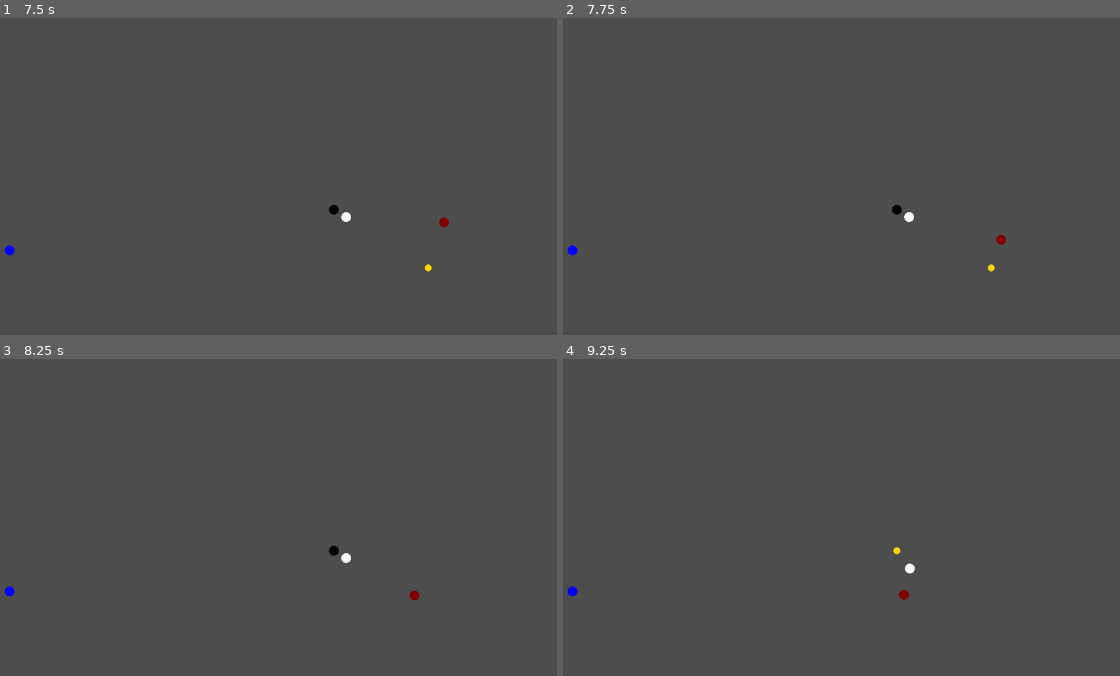
Above: before the commit, frames 1-4 (two rows, left to right).
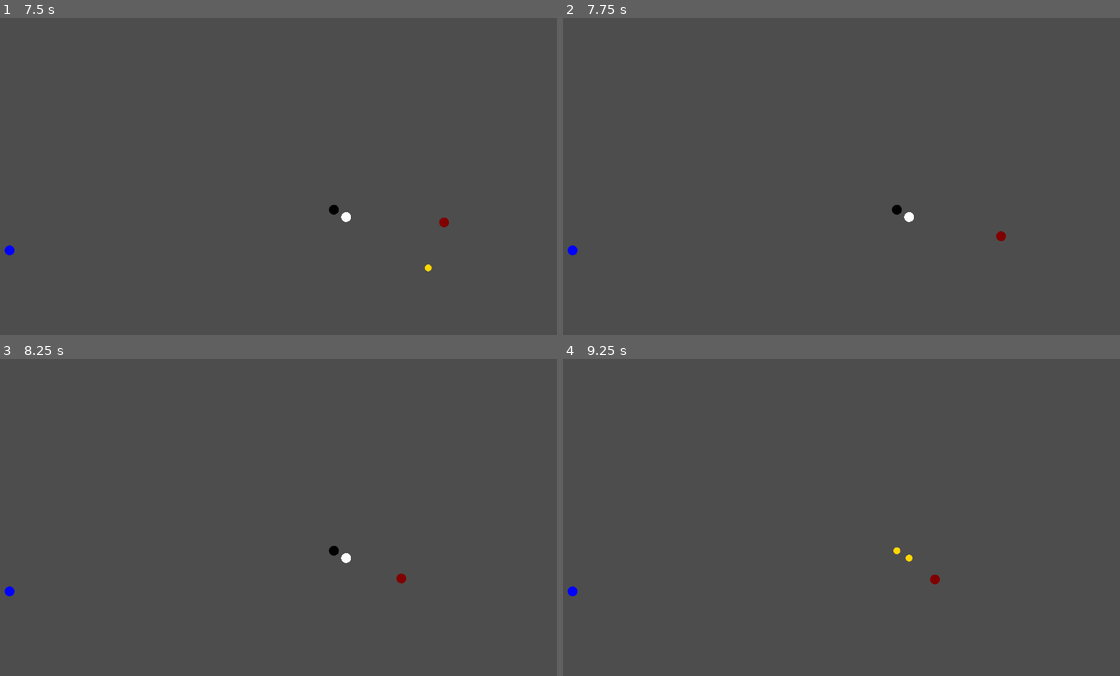
Above: after the commit, the same moments.

Repository: the-alex-g/BehaviorTrees
Game: Godot game, scene res://world/world.tscn
The game is run twice, just before and just after one commit, with the same random seed, the same clock (stepped at 60 frames per second) and the same inputs.
Inputs:
- Up to frame 1 (7.5 s): no input
- Up to frame 2 (7.75 s): no input
- Up to frame 3 (8.25 s): no input
- Up to frame 4 (9.25 s): no input

Frame 1 is identical in both runs. In frame 2, less than 0.1% of the frame differs, in the area x 76-80%, y 67-80%; in frame 3, less than 0.1%; in frame 4, 0.2%, in the area x 60-68%, y 61-76%.

Commit message:
make collector attack nearby enemies
but not move towards them

Diff:
--- a/project/behavior_tree/actions/collect_wreck.gd
+++ b/project/behavior_tree/actions/collect_wreck.gd
@@ -1,8 +1,10 @@
 extends ActionLeaf
+
+@export_enum("first", "second", "third") var target_priority := "first"
 
 
 func tick(_actor:Node, blackboard:Blackboard)->int:
-	var target : Wreck = blackboard.get_value("target")
+	var target : Wreck = blackboard.get_value("target_" + target_priority)
 	blackboard.set_value("resources", target.resources)
 	target.collect()
 	return SUCCESS
--- a/project/behavior_tree/actions/deposit_resources.gd
+++ b/project/behavior_tree/actions/deposit_resources.gd
@@ -1,8 +1,10 @@
 extends ActionLeaf
+
+@export_enum("first", "second", "third") var target_priority := "first"
 
 
 func tick(_actor:Node, blackboard:Blackboard)->int:
-	blackboard.get_value("target").deposit(blackboard.get_value("resources"))
+	blackboard.get_value("target_" + target_priority).deposit(blackboard.get_value("resources"))
 	blackboard.erase_value("resources")
-	blackboard.erase_value("target")
+	blackboard.erase_value("target_" + target_priority)
 	return SUCCESS
--- a/project/behavior_tree/actions/execute_melee_attack.gd
+++ b/project/behavior_tree/actions/execute_melee_attack.gd
@@ -1,8 +1,10 @@
 extends ActionLeaf
+
+@export_enum("first", "second", "third") var target_priority := "first"
 
 
 func tick(actor:Node, blackboard:Blackboard)->int:
-	var target : Node = blackboard.get_value("target")
+	var target : Node = blackboard.get_value("target_" + target_priority)
 	if target.has_method("hit"):
 		target.hit(actor.damage)
 		return SUCCESS
--- a/project/behavior_tree/actions/get_target_enemy.gd
+++ b/project/behavior_tree/actions/get_target_enemy.gd
@@ -1,10 +1,12 @@
 extends ActionLeaf
+
+@export_enum("first", "second", "third") var target_priority := "first"
 
 
 func tick(actor:Node, blackboard:Blackboard)->int:
 	var enemies := ArmyTracker.get_enemies(actor.team_index)
 	if enemies.size() > 0:
-		blackboard.set_value("target", _get_closest_enemy(actor.global_position, enemies))
+		blackboard.set_value("target_" + target_priority, _get_closest_enemy(actor.global_position, enemies))
 		return SUCCESS
 	else:
 		return FAILURE
--- a/project/behavior_tree/actions/get_target_station.gd
+++ b/project/behavior_tree/actions/get_target_station.gd
@@ -1,10 +1,12 @@
 extends ActionLeaf
+
+@export_enum("first", "second", "third") var target_priority := "first"
 
 
 func tick(actor:Node, blackboard:Blackboard)->int:
 	var stations := ArmyTracker.get_friendly_stations(actor.team_index)
 	if stations.size() > 0:
-		blackboard.set_value("target", _get_closest_station(actor.global_position, stations))
+		blackboard.set_value("target_" + target_priority, _get_closest_station(actor.global_position, stations))
 		return SUCCESS
 	else:
 		return FAILURE
--- a/project/behavior_tree/actions/get_target_wreck.gd
+++ b/project/behavior_tree/actions/get_target_wreck.gd
@@ -1,10 +1,12 @@
 extends ActionLeaf
+
+@export_enum("first", "second", "third") var target_priority := "first"
 
 
 func tick(actor:Node, blackboard:Blackboard)->int:
 	var wrecks := ArmyTracker.wrecks
 	if wrecks.size() > 0:
-		blackboard.set_value("target", _get_closest_wreck(actor.global_position, wrecks))
+		blackboard.set_value("target_" + target_priority, _get_closest_wreck(actor.global_position, wrecks))
 		return SUCCESS
 	else:
 		return FAILURE
--- a/project/behavior_tree/actions/look_at_target.gd
+++ b/project/behavior_tree/actions/look_at_target.gd
@@ -1,8 +1,10 @@
 extends ActionLeaf
+
+@export_enum("first", "second", "third") var target_priority := "first"
 
 
 func tick(actor:Node, blackboard:Blackboard)->int:
-	if actor is Node2D and blackboard.has_value("target"):
-		actor.look_at(blackboard.get_value("target").global_position)
+	if actor is Node2D and blackboard.has_value("target_" + target_priority):
+		actor.look_at(blackboard.get_value("target_" + target_priority).global_position)
 		return SUCCESS
 	return FAILURE
--- a/project/behavior_tree/actions/move_towards_target.gd
+++ b/project/behavior_tree/actions/move_towards_target.gd
@@ -1,8 +1,10 @@
 extends ActionLeaf
+
+@export_enum("first", "second", "third") var target_priority := "first"
 
 
 func tick(actor:Node, blackboard:Blackboard)->int:
-	if actor is CharacterBody2D and blackboard.has_value("target"):
+	if actor is CharacterBody2D and blackboard.has_value("target_" + target_priority):
 		actor.move_and_collide(Vector2.RIGHT.rotated(actor.rotation) * actor.speed / 60)
 		return SUCCESS
 	return FAILURE
--- a/project/behavior_tree/conditionals/has_target.gd
+++ b/project/behavior_tree/conditionals/has_target.gd
@@ -1,8 +1,11 @@
 extends ConditionLeaf
+
+@export_enum("first", "second", "third") var target_priority := "first"
 
 
 func tick(_actor:Node, blackboard:Blackboard)->int:
-	if blackboard.has_value("target"):
-		if is_instance_valid(blackboard.get_value("target")):
+	if blackboard.has_value("target_" + target_priority):
+		if is_instance_valid(blackboard.get_value("target_" + target_priority)):
 			return SUCCESS
+		blackboard.erase_value("target_" + target_priority)
 	return FAILURE
--- a/project/behavior_tree/conditionals/is_target_in_range.gd
+++ b/project/behavior_tree/conditionals/is_target_in_range.gd
@@ -1,8 +1,10 @@
 extends ConditionLeaf
+
+@export_enum("first", "second", "third") var target_priority := "first"
 
 
 func tick(actor:Node, blackboard:Blackboard)->int:
-	if blackboard.has_value("target"):
-		if (blackboard.get_value("target").global_position - actor.global_position).length() < actor.weapon_range:
+	if blackboard.has_value("target_" + target_priority):
+		if (blackboard.get_value("target_" + target_priority).global_position - actor.global_position).length() < actor.weapon_range:
 			return SUCCESS
 	return FAILURE
--- a/project/behavior_tree/conditionals/is_target_wreck.gd
+++ b/project/behavior_tree/conditionals/is_target_wreck.gd
@@ -1,7 +1,9 @@
 extends ConditionLeaf
+
+@export_enum("first", "second", "third") var target_priority := "first"
 
 
 func tick(_actor:Node, blackboard:Blackboard)->int:
-	if blackboard.get_value("target") is Wreck:
+	if blackboard.get_value("target_" + target_priority) is Wreck:
 		return SUCCESS
 	return FAILURE
--- a/project/behavior_tree/trees/collector_tree.tscn
+++ b/project/behavior_tree/trees/collector_tree.tscn
@@ -8,10 +8,14 @@
 [ext_resource type="PackedScene" uid="uid://dfivent6c5hwt" path="res://behavior_tree/conditionals/is_carrying_resources.tscn" id="6_pyntk"]
 [ext_resource type="PackedScene" uid="uid://cj0lvr1qly06o" path="res://behavior_tree/actions/get_target_wreck.tscn" id="7_nj40q"]
 [ext_resource type="PackedScene" uid="uid://8aq4nbie122j" path="res://behavior_tree/actions/get_target_station.tscn" id="8_nbpnv"]
+[ext_resource type="PackedScene" uid="uid://dhrtv0gmmprvo" path="res://behavior_tree/actions/get_target_enemy.tscn" id="9_1e3kl"]
 [ext_resource type="PackedScene" uid="uid://b71onmborrc5y" path="res://behavior_tree/composites/move_towards_target.tscn" id="9_ten1u"]
 [ext_resource type="PackedScene" uid="uid://07jews632sqb" path="res://behavior_tree/conditionals/is_target_in_range.tscn" id="10_j0281"]
+[ext_resource type="PackedScene" uid="uid://cchpflesoupc" path="res://behavior_tree/actions/execute_melee_attack.tscn" id="11_1ynq7"]
 [ext_resource type="PackedScene" uid="uid://dq28wcuvlkup1" path="res://behavior_tree/actions/collect_wreck.tscn" id="11_3iw08"]
 [ext_resource type="PackedScene" uid="uid://c34kf08lemj" path="res://behavior_tree/actions/deposit_resources.tscn" id="12_bu1xx"]
+[ext_resource type="PackedScene" uid="uid://bt6mjifxlve86" path="res://behavior_tree/actions/attack_cooldown.tscn" id="12_oin5f"]
+[ext_resource type="Script" path="res://addons/beehave/nodes/composites/sequence_star.gd" id="13_x7eps"]
 
 [node name="CollectorTree" type="Node"]
 script = ExtResource("1_83u8q")
@@ -49,7 +53,17 @@
 
 [node name="GetTargetStation" parent="MainSelector/AquireTarget/TargetStation" instance=ExtResource("8_nbpnv")]
 
-[node name="MoveTowardsTarget" parent="MainSelector" instance=ExtResource("9_ten1u")]
+[node name="TargetEnemy" type="Node" parent="MainSelector/AquireTarget"]
+script = ExtResource("4_lgytd")
+
+[node name="InverterDecorator" type="Node" parent="MainSelector/AquireTarget/TargetEnemy"]
+script = ExtResource("5_ivlg1")
+
+[node name="HasTarget" parent="MainSelector/AquireTarget/TargetEnemy/InverterDecorator" instance=ExtResource("3_dbrw1")]
+target_priority = "second"
+
+[node name="GetTargetEnemy" parent="MainSelector/AquireTarget/TargetEnemy" instance=ExtResource("9_1e3kl")]
+target_priority = "second"
 
 [node name="ResolveTarget" type="Node" parent="MainSelector"]
 script = ExtResource("2_dc2fe")
@@ -74,3 +88,19 @@
 [node name="IsCarryingResources" parent="MainSelector/ResolveTarget/DepositResources" instance=ExtResource("6_pyntk")]
 
 [node name="DepositResources" parent="MainSelector/ResolveTarget/DepositResources" instance=ExtResource("12_bu1xx")]
+
+[node name="Attack" type="Node" parent="MainSelector/ResolveTarget"]
+script = ExtResource("13_x7eps")
+
+[node name="HasTarget" parent="MainSelector/ResolveTarget/Attack" instance=ExtResource("3_dbrw1")]
+target_priority = "second"
+
+[node name="IsTargetInRange" parent="MainSelector/ResolveTarget/Attack" instance=ExtResource("10_j0281")]
+target_priority = "second"
+
+[node name="ExecuteMeleeAttack" parent="MainSelector/ResolveTarget/Attack" instance=ExtResource("11_1ynq7")]
+target_priority = "second"
+
+[node name="AttackCooldown" parent="MainSelector/ResolveTarget/Attack" instance=ExtResource("12_oin5f")]
+
+[node name="MoveTowardsTarget" parent="MainSelector" instance=ExtResource("9_ten1u")]
--- a/project/project.godot
+++ b/project/project.godot
@@ -12,7 +12,7 @@
 
 config/name="BehaviorTrees"
 run/main_scene="res://world/world.tscn"
-config/features=PackedStringArray("4.0", "Forward Plus")
+config/features=PackedStringArray("4.1", "Forward Plus")
 config/icon="res://icon.svg"
 
 [autoload]
--- a/project/unit/collector_unit.tscn
+++ b/project/unit/collector_unit.tscn
@@ -8,6 +8,7 @@
 
 [node name="CollectorUnit" type="CharacterBody2D"]
 script = ExtResource("1_1v33i")
+weapon_range = 50
 
 [node name="CollisionShape2D" type="CollisionShape2D" parent="."]
 shape = SubResource("CircleShape2D_aw8o8")
Not shown: 1 places in project/behavior_tree/trees/collector_tree.tscn that only renumber resources
